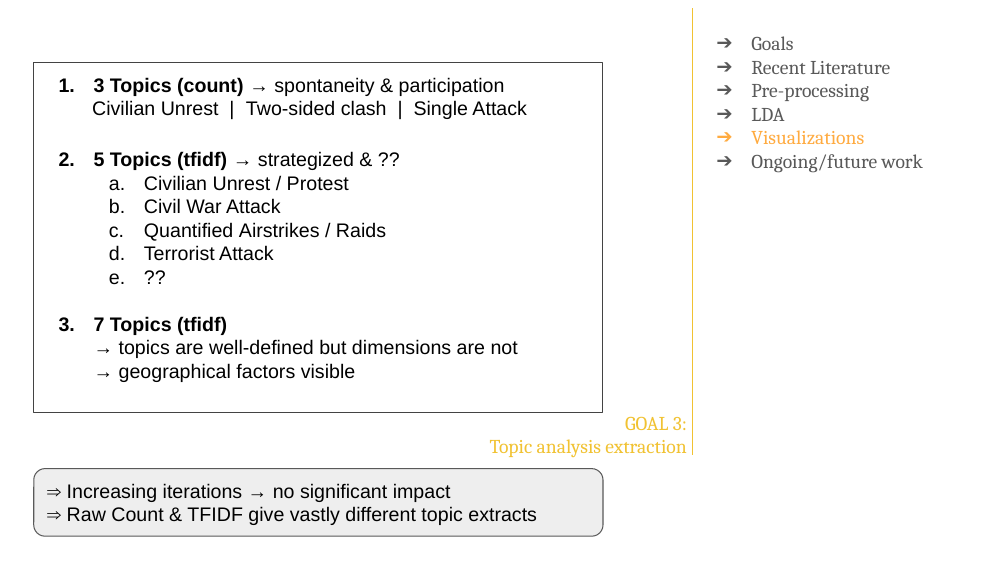
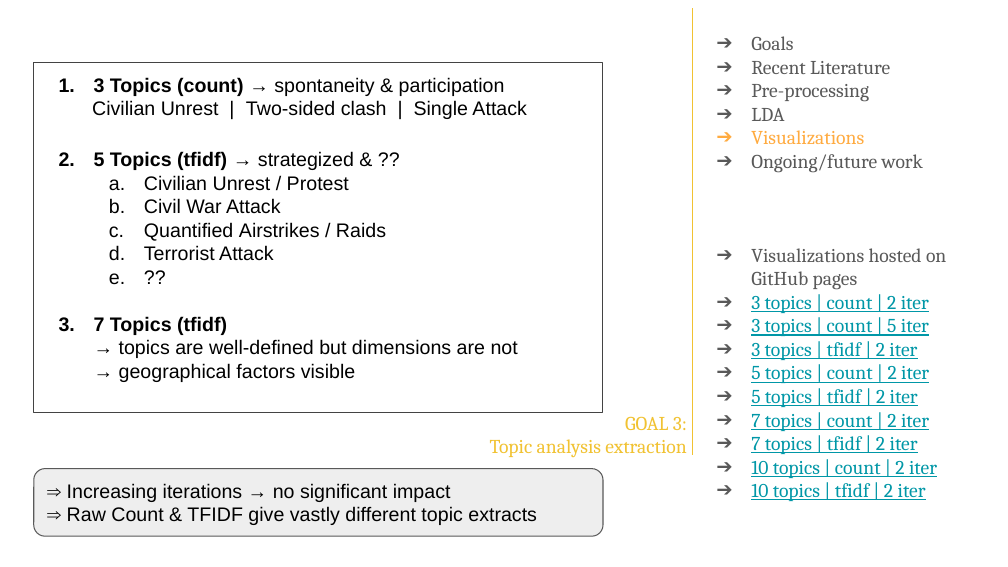
Before and after one commit to darshansumant/ml_nlp_conflict, a slide deck: slide 36 of Project Documents/Systematizing Notes on Conflict Events - Final Presentation.pptx. Drawn at 1008x567 pixels with LibreOffice and Linux fonts; fonts in the diff are those of the drawing. Boxes give left, top, right and bottom in pixels: in the first picture for what was removed or moved away, otherwise in the second. Text is boxed around its words. In the diff, an @@ line names an element or a change of style, - is before the commit and + after.

```diff
--- a/Project Documents/Systematizing Notes on Conflict Events - Final Presentation.pptx
+++ b/Project Documents/Systematizing Notes on Conflict Events - Final Presentation.pptx
@@ text at <box>751,248,946,501</box>: paragraphs added @@
+➔ Visualizations hosted on GitHub pages
+    ➔ 3 topics | count | 2 iter
+    ➔ 3 topics | count | 5 iter
+    ➔ 3 topics | tfidf | 2 iter
+    ➔ 5 topics | count | 2 iter
+    ➔ 5 topics | tfidf | 2 iter
+    ➔ 7 topics | count | 2 iter
+    ➔ 7 topics | tfidf | 2 iter
+    ➔ 10 topics | count | 2 iter
+    ➔ 10 topics | tfidf | 2 iter
```
Also in this commit, not shown: 3 other files.
